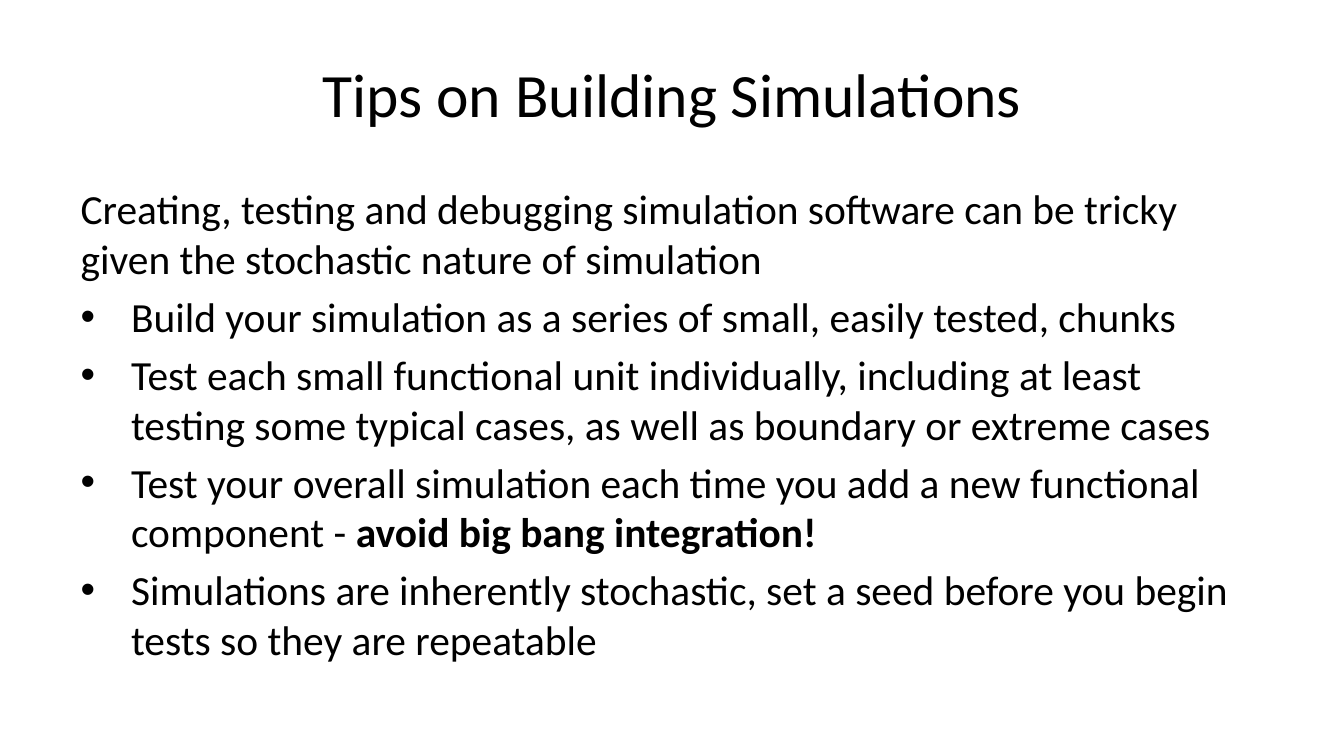
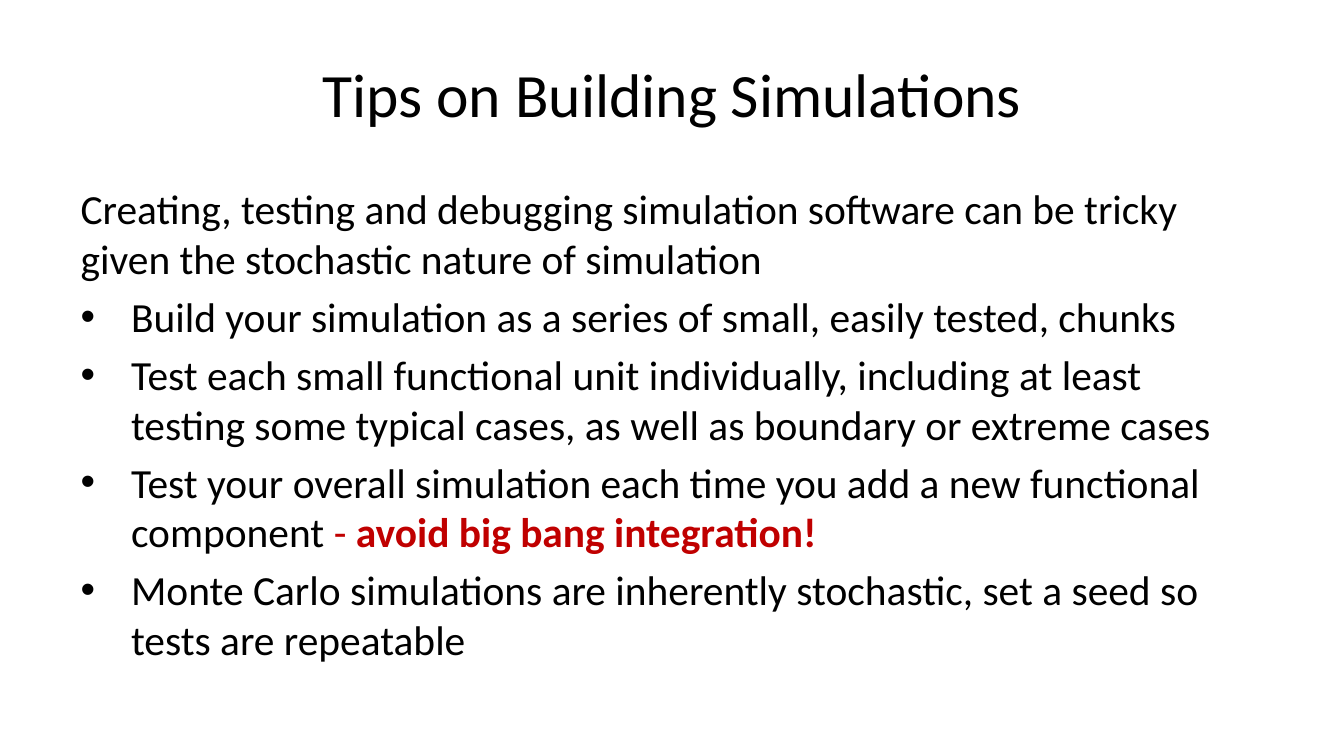
Before and after one commit to StephenElston/CSCI-E-83, a slide deck: slide 45 of LectureSlides/04_SamplingAndSimulation.pptx. Drawn at 1344x756 pixels with LibreOffice and Linux fonts; fonts in the diff are those of the drawing. Boxes give left, top, right and bottom in pixels: in the first picture for what was removed or moved away, otherwise in the second. Text is boxed around its words. In the diff, an @@ line names an element or a change of style, - is before the commit and + after.

```diff
--- a/LectureSlides/04_SamplingAndSimulation.pptx
+++ b/LectureSlides/04_SamplingAndSimulation.pptx
@@ text at [131,469,1200,554]: text colour #000000 to #C00000 in "- avoid big bang integration!" @@
@@ text at [131,576,1198,662]: text changed @@
-• Simulations are inherently stochastic, set a seed before you begin tests so they are repeatable
+• Monte Carlo simulations are inherently stochastic, set a seed so tests are repeatable
```
Also in this commit, not shown: 9 other slides changed.
